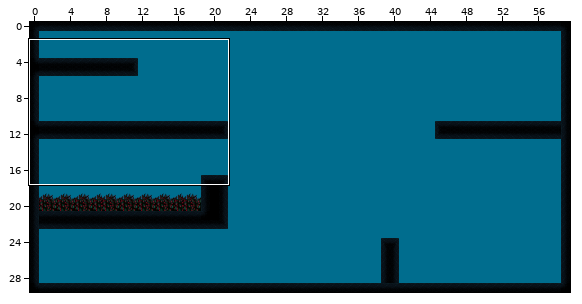
Two versions of a level (Tiled map, Output/Assets/Maps/Map1.tmx). Above, an overview of the earlier version with the close-up marked.
Close-up. Old version:
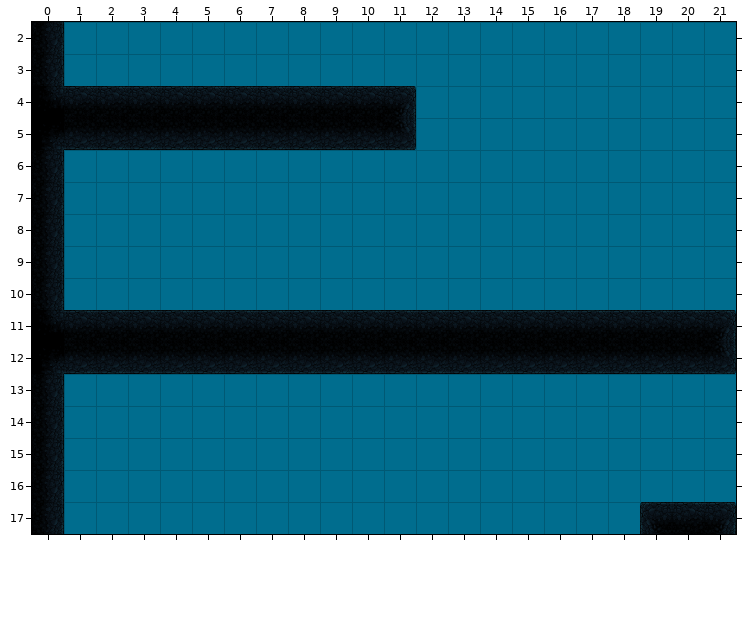
Cells are 64x64 px. Shown: x 0..21, y 2..17. The commit also changed other parts of the map, which this record leaves out.
New version:
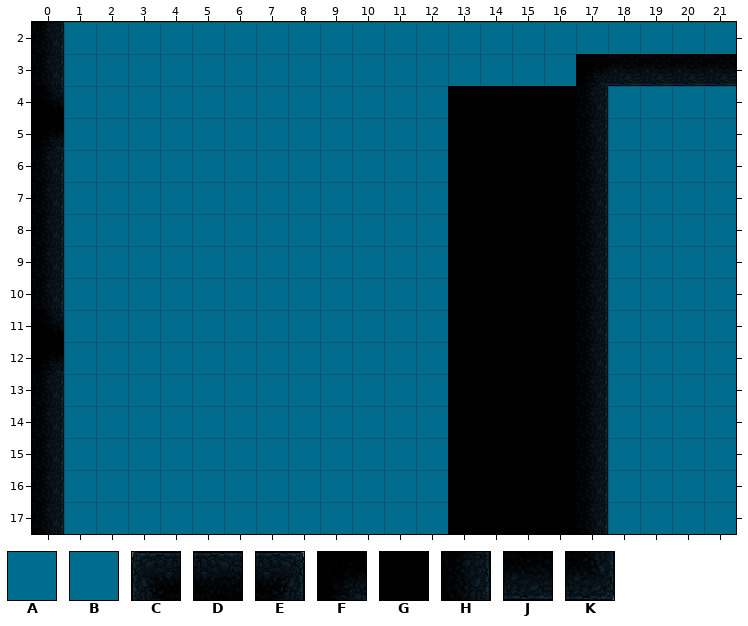
Key: from "Fondo_cueva": A 1, B 31; from "tiles_cave": C 0, D 1, E 2, F 3, G 11, H 12, J 21, K 22.
_ is an empty cell, # one hidden under a higher layer.
Diff:
Layer "Background":
y 12: x 19..21 ##A -> BBB
y 13: x 17 A -> #
y 14..16: x 13 A -> #; x 17 A -> #
y 17: x 13 A -> #; x 17 A -> #; x 19..20 A# -> BB
Layer "Platforms":
y 3: x 17..21 _____ -> FJJJJ
y 4: x 1..11 DDDDDDDDDDE -> ___________; x 13..17 _____ -> GGGGH
y 5: x 1..11 JJJJJJJJJJK -> ___________; x 13..17 _____ -> GGGGH
y 6..10: x 13..17 _____ -> GGGGH
y 11: x 1..21 DDDDDDDDDDDDDDDDDDDDE -> ____________GGGGH____
y 12: x 1..21 JJJJJJJJJJJJJJJJJJJJK -> ____________GGGGH____
y 13..16: x 13..17 _____ -> GGGGH
y 17: x 13..17 _____ -> GGGGH; x 19..21 CDE -> ___
Where, in picture pixels (left, top, right, bottom), the same in both close-ups:
changed: (64, 54, 736, 534)
